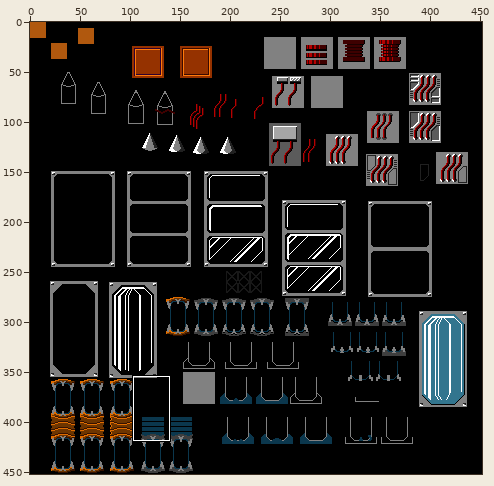
Edited in one commit: sprite sheet (docs/concept-art/new/scraps/scraps_scifi_grey1.png). Above: a wide view before the commit, with the close-up outlined.
Close-up. Before the edit:
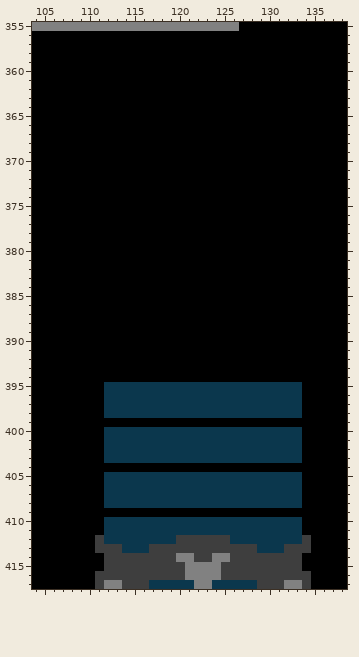
The file is 452x452 pixels. Colours within 5 levels of each other are drawn and written as one. Shown: x 104..138, y 355..417.
And afterwards:
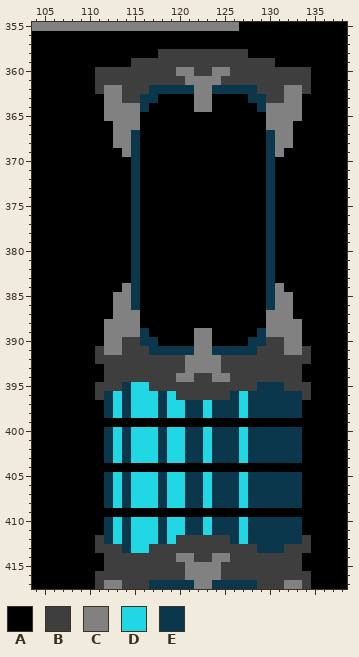
Palette (. is transparent): A #000000  B #3e3e3e  C #818181  D #21d7e3  E #0b374d
From old to new:
y 358: x 118..127 AAAAAAAAAA -> BBBBBBBBBB
y 359: x 115..130 AAAAAAAAAAAAAAAA -> BBBBBBBBBBBBBBBB
y 360: x 111..134 AAAAAAAAAAAAAAAAAAAAAAAA -> BBBBBBBBBCCBBCCBBBBBBBBB
y 361: x 111..134 AAAAAAAAAAAAAAAAAAAAAAAA -> BBBBBBBBBBCCCCBBBBBBBBBB
y 362: x 111..134 AAAAAAAAAAAAAAAAAAAAAAAA -> BCCBBBEEEEECCEEEEEBBBCCB
y 363: x 112..117 AAAAAA -> CCBBEE; x 122..123 AA -> CC; x 128..133 AAAAAA -> EEBBCC
y 364: x 112..116 AAAAA -> CCCCE; x 122..123 AA -> CC; x 129..133 AAAAA -> ECCCC
y 365: x 112..115 AAAA -> CCCC; x 130..133 AAAA -> CCCC
y 366: x 113..115 AAA -> CCC; x 130..132 AAA -> CCC
y 367..368: x 113..115 AAA -> CCE; x 130..132 AAA -> ECC
y 369: x 114..115 AA -> CE; x 130..131 AA -> EC
y 370..383: x 115 A -> E; x 130 A -> E
y 384: x 114..115 AA -> CE; x 130..131 AA -> EC
y 385..386: x 113..115 AAA -> CCE; x 130..132 AAA -> ECC
y 387: x 113..115 AAA -> CCC; x 130..132 AAA -> CCC
y 388: x 112..115 AAAA -> CCCC; x 130..133 AAAA -> CCCC
y 389: x 112..116 AAAAA -> CCCCE; x 122..123 AA -> CC; x 129..133 AAAAA -> ECCCC
y 390: x 112..117 AAAAAA -> CCBBEE; x 122..123 AA -> CC; x 128..133 AAAAAA -> EEBBCC
y 391: x 111..134 AAAAAAAAAAAAAAAAAAAAAAAA -> BCCBBBEEEEECCEEEEEBBBCCB
y 392: x 111..134 AAAAAAAAAAAAAAAAAAAAAAAA -> BBBBBBBBBBCCCCBBBBBBBBBB
y 393: x 112..133 AAAAAAAAAAAAAAAAAAAAAA -> BBBBBBBBBCCCCBBBBBBBBB
y 394: x 112..133 AAAAAAAAAAAAAAAAAAAAAA -> BBBBBBBBCCBBCCBBBBBBBB
y 395: x 111..113 AEE -> BBB; x 115..128 EEEEEEEEEEEEEE -> DDBBBBBBBBBBBB; x 132..134 EEA -> BBB
y 396: x 111 A -> B; x 113 E -> D; x 115..117 EEE -> DDD; x 119..125 EEEEEEE -> DBBBBBB; x 127 E -> D; x 134 A -> B
y 397..398: x 113 E -> D; x 115..117 EEE -> DDD; x 119..120 EE -> DD; x 123 E -> D; x 127 E -> D
y 400..403: x 113 E -> D; x 115..117 EEE -> DDD; x 119..120 EE -> DD; x 123 E -> D; x 127 E -> D
y 405..408: x 113 E -> D; x 115..117 EEE -> DDD; x 119..120 EE -> DD; x 123 E -> D; x 127 E -> D
y 410..411: x 113 E -> D; x 115..117 EEE -> DDD; x 119..120 EE -> DD; x 123 E -> D; x 127 E -> D
y 412: x 113 E -> D; x 115..117 EEE -> DDD; x 119 E -> D; x 127 E -> D
y 413: x 115..116 EE -> DD
Pixel boxes of the changes (left, top, right, bottom) in both close-ups:
changed: (95, 49, 311, 553)
